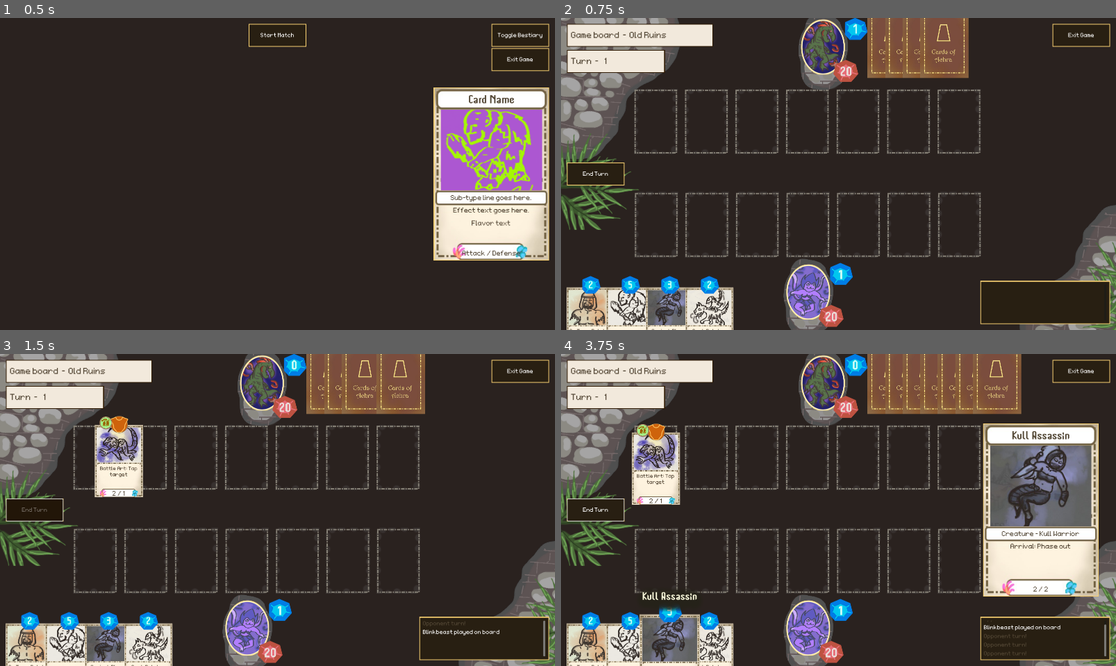
Above: before the commit, frames 1-4 (two rows, left to right).
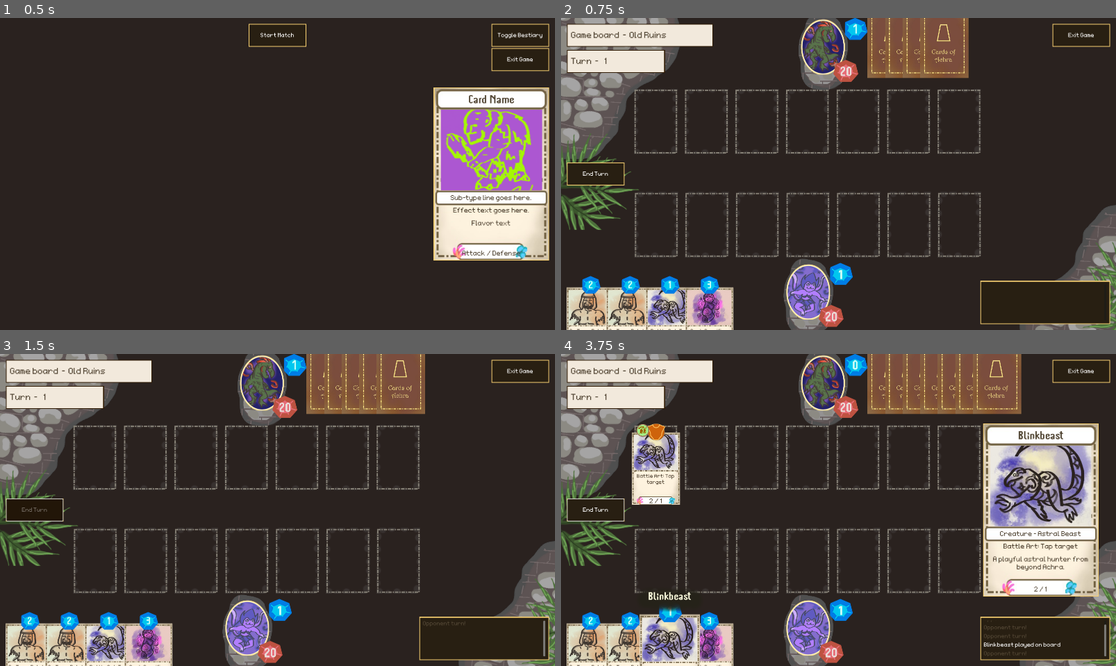
Above: after the commit, the same moments.

Repository: OttoElomaa/Godot-4-Ogre-Card-Game
Game: Godot game, scene res://GameScenes/MainMenu.tscn
Two runs of this game, one before a commit and one after it. Both use one fixed random seed, a clock stepped at 60 frames per second and the inputs below.
Inputs (mouse positions are in pixels of both pictures, inside the frame that each line leads up to):
- Up to frame 1 (0.5 s): no input
- Up to frame 2 (0.75 s): click (838, 36) at 0.5 s
- Up to frame 3 (1.5 s): click (33, 510) at 1.25 s
- Up to frame 4 (3.75 s): tap Enter at 2, 3.5 s; drag from (588, 659) to (827, 385) at 2.02 s; tap Space at 2.75 s; drag from (627, 659) to (827, 385) at 2.77 s; move the mouse to (672, 659) at 3.52 s; hold Up (ui_up) from 3.53 s (still down); tap Mouse wheel down (scrollDown) at 3.6 s; click (672, 659) at 3.67 s

Frame 1 is identical in both runs. In frame 2, 2.2% of the frame differs, in the area x 8-31%, y 84-100%; in frame 3, 4.5%; in frame 4, 7.9%, in the area x 8-96%, y 24-100%.

Commit message:
Rituals can now be cast by clicking on empty space (if targetless). Rituals consume player mana. Hand card visuals update after ritual use fixed

Diff:
--- a/Cards/card.gd
+++ b/Cards/card.gd
@@ -517,7 +517,7 @@
 		glow.get_node("HealthGlowDown").show()
 
 
-
+###############################################################################
 #### IF TOANIMATE == FALSE, THEN ANIMATION CALLED ELSEWHERE
 #### IN ATTACK ANIMATION, TO BE SPECIFIC
 func destroyAndAnimate(toAnimate:bool):
@@ -534,10 +534,12 @@
 	if actionState == CardActionStates.DESTROYED:
 		$BodyAnimations.play("DestroyBoardCard")
 
+
 #### CALLED IN ANIMATION "DestroyBoardCard"
 func destroyCardTwo():
 	cardsManager.moveToDiscard(self)
 
+#################################################################################
 
 
 func rotateRestingCard(willRest:bool):
--- a/GameScenes/battle_system.gd
+++ b/GameScenes/battle_system.gd
@@ -170,26 +170,32 @@
 		return
 
 
-
+#### FOR PLAYING 'RITUAL' CARDS
 func handlePlayerRitual(c:Card, target:Card) -> bool:
+
+	var success := false
+
+	if playerMana < c.manaCost: #### CAN'T AFFORD, RETURN
+		return success
+
 
 	#### GET CARD in SLOT
 	if target:
-		var success = c.actions.handleRitual(target)
-		#if success:
-			#c.destroyAndAnimate(true)
-		return success
-
-	#### IF CARD=NULL, TARGET ENEMY PORTRAIT
+		success = c.actions.handleRitual(target)
 	else:
-		handlePlayerAttackEnemy()
+		success = c.actions.handleRitual(null)
+
+	if success:
+		c.destroyAndAnimate(true)
+		playerMana -= c.manaCost
+		cardsManager.updateHandCardsVisuals()
 		updateResourceLabels()
-		return true
-
-	return false
-
-
-
+
+	return success
+
+
+
+#### FOR CARDS THAT HAVE THE 'CAST' JEYWORD
 func handlePlayerCast():
 	print("Click - Player trying to cast")
 
--- a/GameScenes/card_loader.gd
+++ b/GameScenes/card_loader.gd
@@ -22,12 +22,12 @@
 		cards.append(createCard("res://Cards/Wilds/Cr-Ogre.tscn"))
 	for i in range(5):
 		cards.append(createCard("res://Cards/Wilds/Cr-RukRaider.tscn"))
-	for i in range(10):
+	for i in range(5):
 		cards.append(createCard("res://Cards/Wilds/Cr-MardokHound.tscn"))
 
+	for i in range(10):
+		cards.append(createCard("res://Cards/Wilds/Cr-SlaghRider.tscn"))
 	for i in range(20):
-		cards.append(createCard("res://Cards/Wilds/Cr-SlaghRider.tscn"))
-	for i in range(15):
 		cards.append(createCard("res://Cards/Wilds/Ri-Blast.tscn"))
 
 	for i in range(10):
@@ -44,10 +44,10 @@
 
 	for i in range(20):
 		cards.append(createCard("res://Cards/Depths/Cr-Kull-Assassin.tscn"))
-	for i in range(5):
+	for i in range(20):
 		cards.append(createCard("res://Cards/Wilds/Ri-Ashem1-medVohu.tscn"))
 
-	for i in range(20):
+	for i in range(10):
 		cards.append(createCard("res://Cards/Wilds/Cr-Janin-bargainer.tscn"))
 
 
--- a/GameScenes/cards_manager.gd
+++ b/GameScenes/cards_manager.gd
@@ -87,11 +87,12 @@
 func updateHandCardsVisuals():
 	var x_offset := 0
 	for c:Card in $PlayerHand.get_children():
-		c.position = $PlayerHandPosition.position + Vector2(x_offset, 0)
-		x_offset += 180
-
-		c.statesHand()
-		c.updateCardVisuals()
+		if c.checkAlive():
+			c.position = $PlayerHandPosition.position + Vector2(x_offset, 0)
+			x_offset += 180
+
+			c.statesHand()
+			c.updateCardVisuals()
 
 	x_offset = 0
 	for c in $EnemyHand.get_children():
@@ -117,8 +118,8 @@
 
 	#### HIGHLIGHT A CARD ON HOVER -> Not when mouse over a stack of cards
 	#### CHECK IS INITIATED Only on HOVER ON/OFF. -> turns on HoverCheckNeeded
-	if hoverCheckNeeded and not currentHoveredCards.is_empty():
-		if not currentDraggedCard: #### TURN These Checks OFF WHEN DRAGGING
+	if hoverCheckNeeded:
+		if not currentDraggedCard and not currentHoveredCards.is_empty(): #### TURN These Checks OFF WHEN DRAGGING
 
 			#### TURN OFF HIGHLIGHT For All Cards In Stack EXCEPT TOP CARD (Last Index)
 			var lastIndex := currentHoveredCards.size() - 1
@@ -197,20 +198,26 @@
 	var success := false
 	var c = currentDraggedCard
 
+	#################################################
 	#### HANDLE RITUAL USE CASE
 	var resultCards:Array = main.fetchMouseOverObjects(COLLISION_MASK_CARD)
 	var target:Card = null
 
+
+	#### GET CARDS UNDER MOUSE WHEN DRAGGING FINISHED
 	if not resultCards.is_empty():
 		for res in resultCards:
 			if not getCollidedObject(res) == currentDraggedCard:
 				target = getCollidedObject(res)
 
-		if target and c.isRitual:
-			success = battleSystem.handlePlayerRitual(c, target)
-	if success:
-		c.destroyAndAnimate(true)
-
+	#### TRIGGER RITUAL WITH OR WITHOUT TARGET FOUND
+	if c.isRitual:
+		success = battleSystem.handlePlayerRitual(c, target)
+		if success:
+			#c.destroyAndAnimate(true)
+			return
+
+	#############################################################
 	#### HANDLE ATTACKING
 	#### FIND CARD SLOT
 	var results:Array = main.fetchMouseOverObjects(COLLISION_MASK_CARD_SLOT)
@@ -273,6 +280,7 @@
 	battleSystem.updateResourceLabels()
 	main.addLogMessage("%s played on board" % c.cardName, Color.WHITE)
 	return true
+
 
 
 func placeCardInSlot(card:Card, slot:CardSlot) -> bool:
